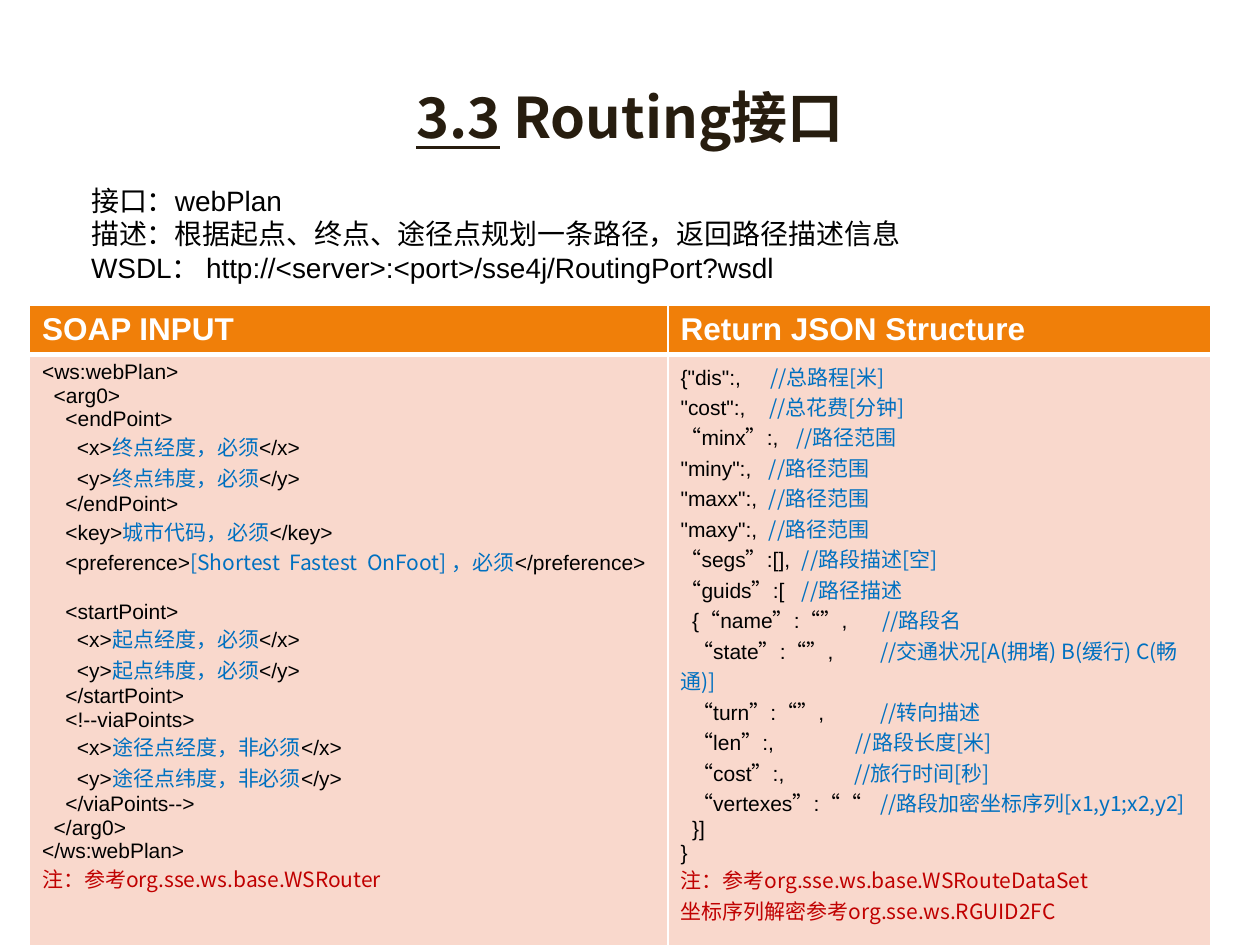
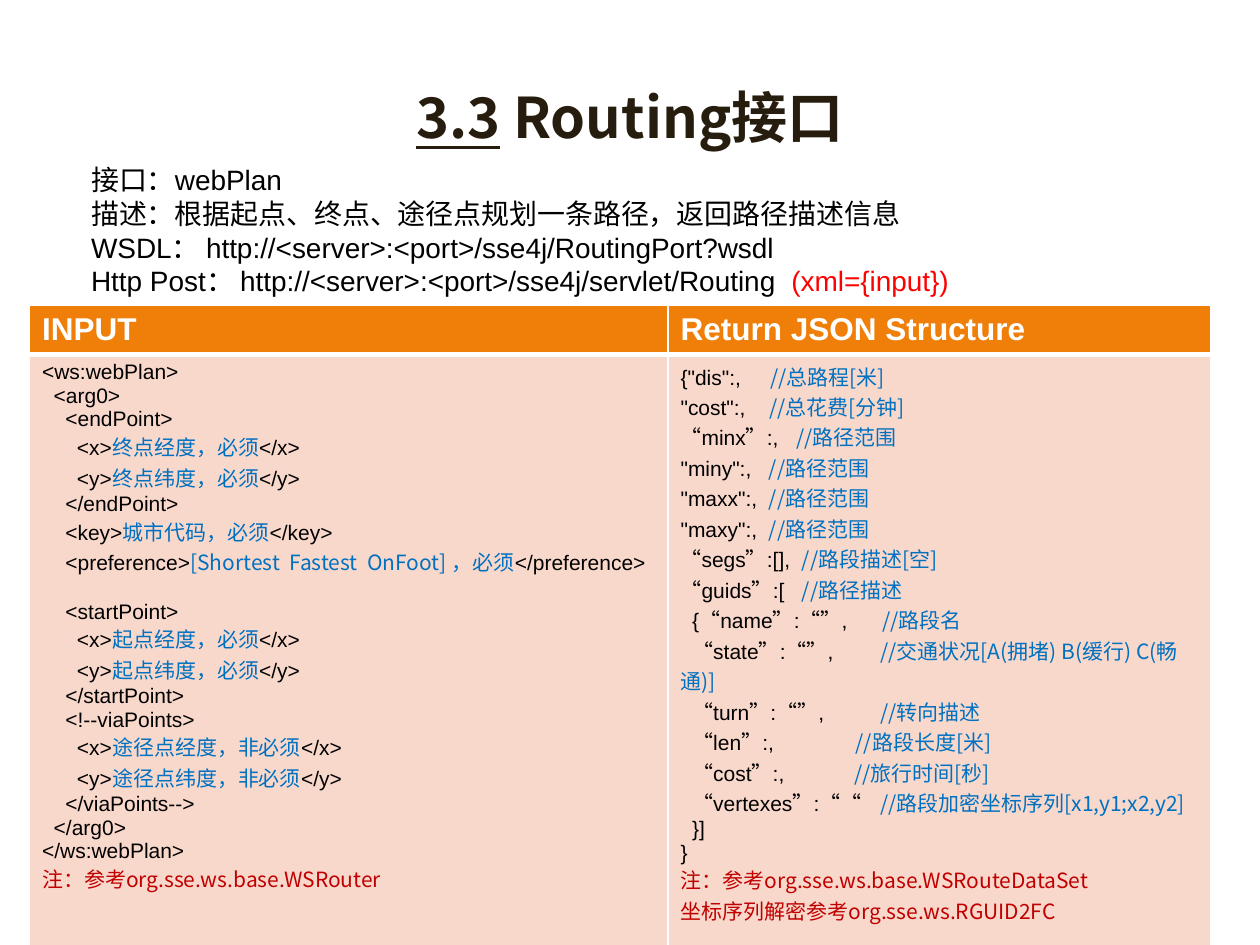
Before and after one commit to giszh86/sse4j, a slide deck: slide 16 of doc/sse4j.pptx. Drawn at 1260x945 pixels with LibreOffice and Linux fonts; fonts in the diff are those of the drawing; background and template pictures are left out. Boxes give left, top, right and bottom in pixels: in the first picture for what was removed or moved away, otherwise in the second. Text is boxed around its words. In the diff, an @@ line names an element or a change of style, - is before the commit and + after.

```diff
--- a/doc/sse4j.pptx
+++ b/doc/sse4j.pptx
@@ text "接口：webPlan" moved from (x1=91, y1=187, x2=900, y2=283) to (x1=91, y1=166, x2=948, y2=296) @@
@@ text at (x1=91, y1=270, x2=948, y2=296): paragraph added @@
+Http Post： http://<server>:<port>/sse4j/servlet/Routing (xml={input})
@@ table at (x1=29, y1=305, x2=1211, y2=928) @@
-row 1, column 1: SOAP INPUT
+row 1, column 1: INPUT
```
Also in this commit, not shown: 10 other slides changed, 1 slide added.
